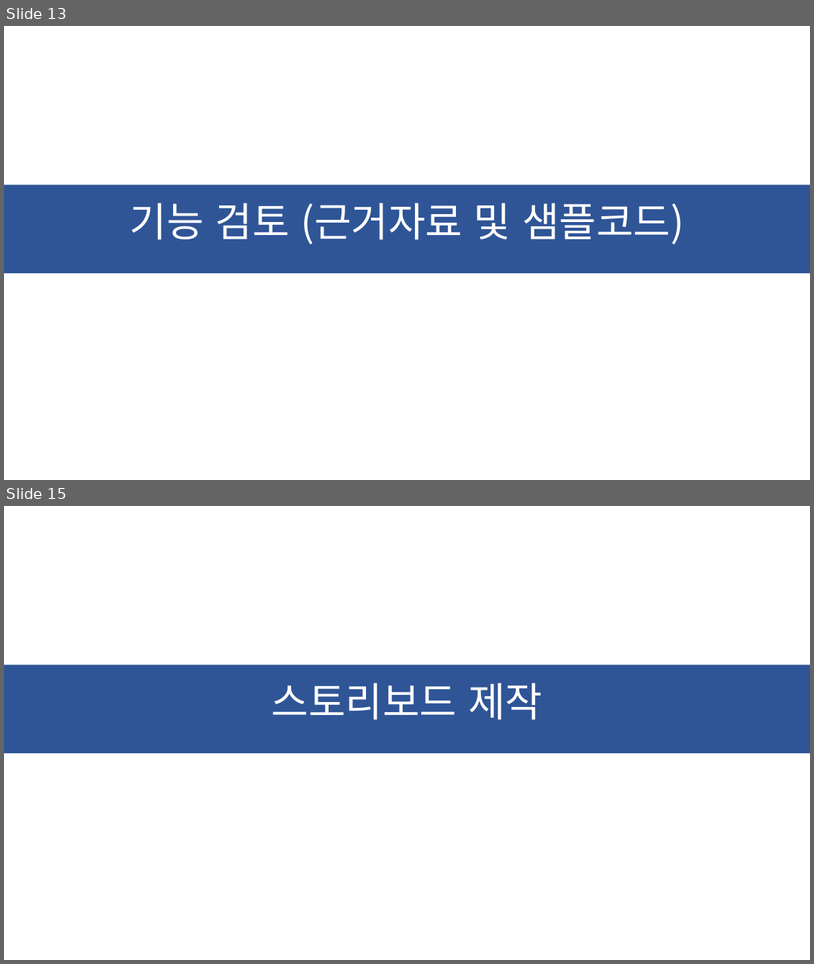
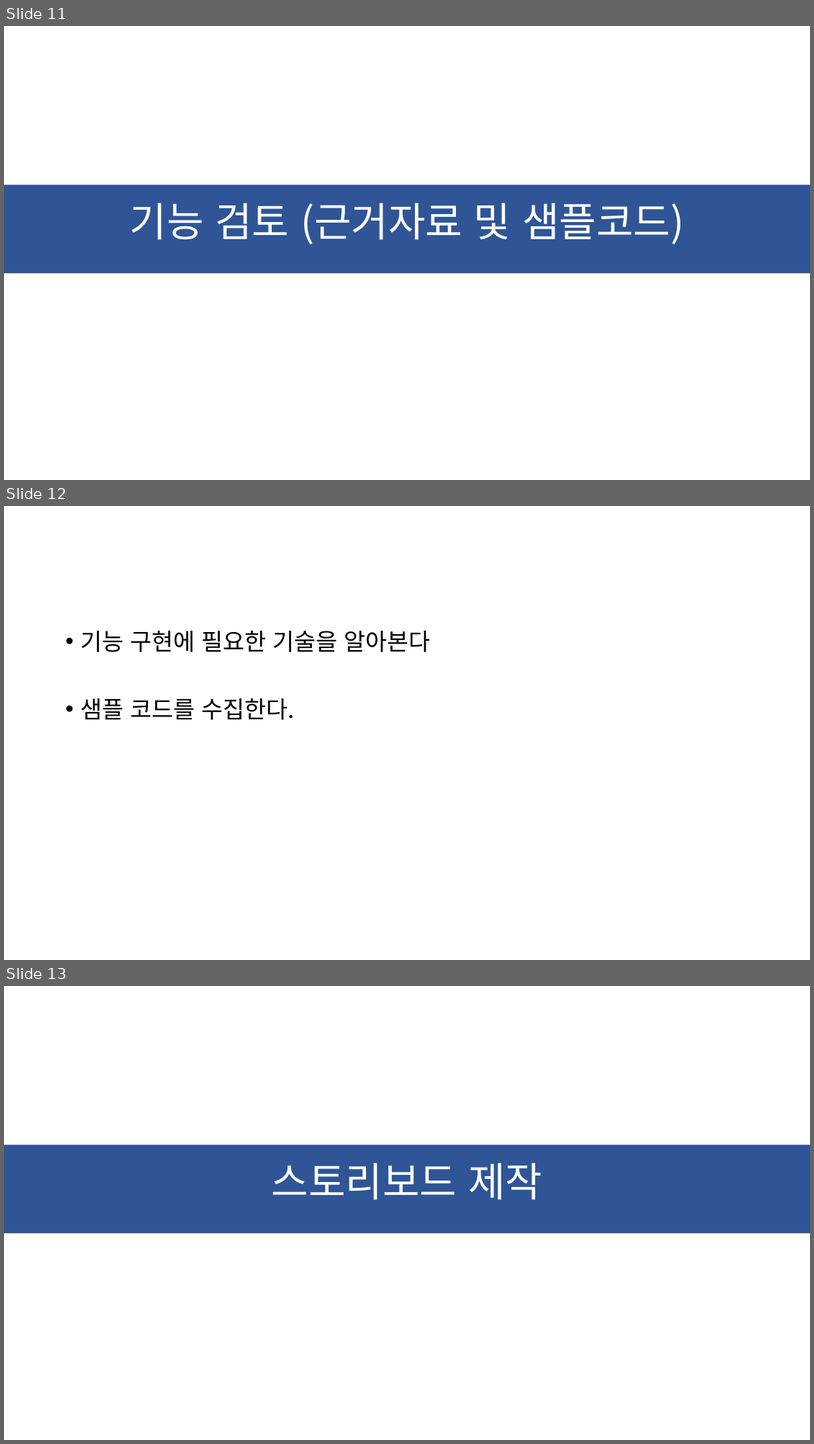
Before and after one commit to ChaeSung-Lee/DJ_InternShip, a slide deck: Project_BnC.pptx. Shown one above the other, each under a label of ours: slides 13 and 15 before the commit, slides 11, 12 and 13 after it; the slides between them are not shown. The pictures are 814x964 and 814x1444 pixels, drawn with LibreOffice and Linux fonts; fonts in the diff are those of the drawing. Boxes give left, top, right and bottom in pixels: in the first picture for what was removed or moved away, otherwise in the second. Text is boxed around its words. In the diff, an @@ line names an element or a change of style, - is before the commit and + after.

```diff
--- a/Project_BnC.pptx
+++ b/Project_BnC.pptx
@@ slide 12 added at box(4, 506, 810, 960), background #FFFFFF @@
@@ text added at box(80, 631, 431, 720), 28 pt, text #000000 @@
+• 기능 구현에 필요한 기술을 알아본다
+• 샘플 코드를 수집한다.
@@ what was slide 13 is now slide 11 @@
@@ what was slide 15 is now slide 13 @@
```
Also in this commit, not shown: 2 slides changed, 7 other slides added, 10 slides removed.
